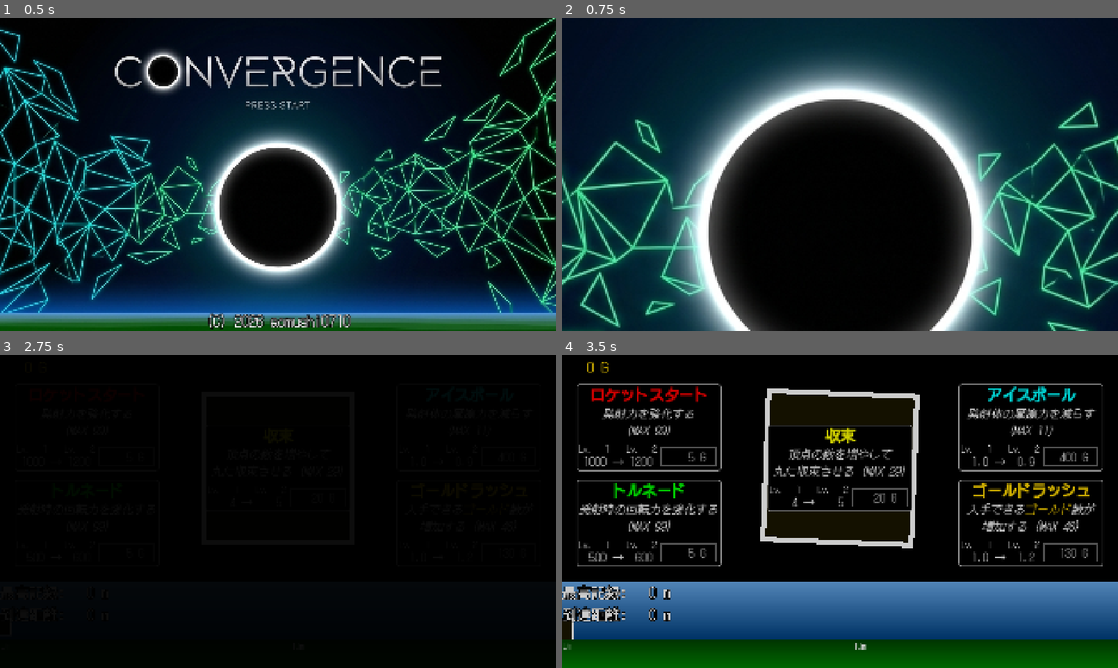
Above: before the commit, frames 1-4 (two rows, left to right).
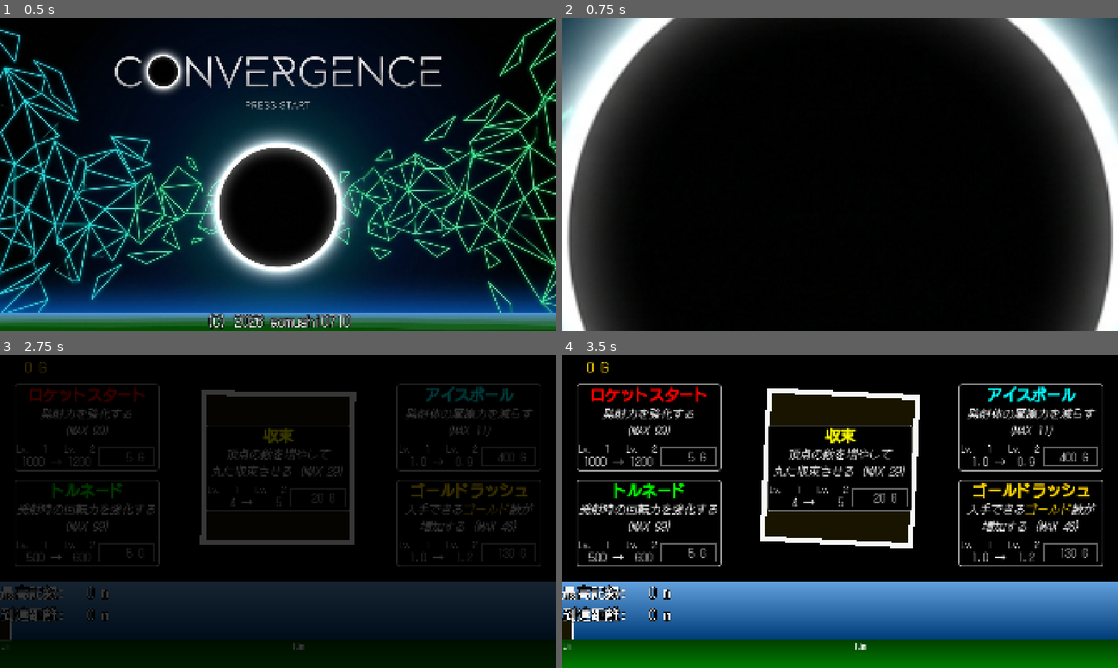
Above: after the commit, the same moments.

Repository: aomushi0710/convergence
Game: Godot game, scene res://main.tscn
The game is run twice, just before and just after one commit, with the same random seed, the same clock (stepped at 60 frames per second) and the same inputs.
Inputs (mouse positions are in pixels of both pictures, inside the frame that each line leads up to):
- Up to frame 1 (0.5 s): no input
- Up to frame 2 (0.75 s): tap Enter (ui_accept) at 0.5, 0.6 s; move the mouse to (962, 158) at 0.52 s; click (962, 158) at 0.67 s
- Up to frame 3 (2.75 s): tap Enter (ui_accept) at 0.77, 1.07, 2, 2.1 s; drag from (166, 527) to (250, 574) at 1.27 s; move the mouse to (333, 442) at 2.02 s; click (333, 442) at 2.17 s
- Up to frame 4 (3.5 s): drag from (812, 574) to (673, 464) at 2.77 s

Frame 1 is identical in both runs. In frame 2, 75% of the frame differs, in the area x 0-100%, y 0-100%; in frame 3, 19%; in frame 4, 19%.

Commit message:
エディタを4.6.2に更新、タイトル画面でキーボード入力できないバグ修正、モバイルのタップ操作に対応

Diff:
--- a/component/stage.gd
+++ b/component/stage.gd
@@ -14,8 +14,10 @@
 var shoot_power: int = 1000
 var torque_power: int = 500
 
-func _process(delta: float) -> void:
-	if Input.is_action_just_pressed("ui_accept"):
+func _unhandled_input(event: InputEvent) -> void:
+	var is_key_pressed = event is InputEventKey and not event.is_echo()
+	var is_tapped = event is InputEventMouseButton or event is InputEventScreenTouch
+	if event.is_pressed() and (is_key_pressed or is_tapped):
 		shoot()
 
 func shoot() -> void:
--- a/field.tscn
+++ b/field.tscn
@@ -11,9 +11,9 @@
 [ext_resource type="Resource" uid="uid://daxrcmh0jknwl" path="res://parameter/ice_ball.tres" id="7_sqdb0"]
 [ext_resource type="Resource" uid="uid://c2ytvxxqwqnpg" path="res://parameter/tornado.tres" id="8_wg54h"]
 
-[node name="Node2D" type="Node2D"]
+[node name="Node2D" type="Node2D" unique_id=2002661213]
 
-[node name="UI" type="Control" parent="." node_paths=PackedStringArray("ui_rolling_shape", "stage_rolling_shape", "stage", "accept_dialog", "gold_label", "convergence_panel", "rocket_start_panel", "tornado_panel", "ice_ball_panel", "gold_rush_panel", "color_rect")]
+[node name="UI" type="Control" parent="." unique_id=583004390 node_paths=PackedStringArray("ui_rolling_shape", "stage_rolling_shape", "stage", "accept_dialog", "gold_label", "convergence_panel", "rocket_start_panel", "tornado_panel", "ice_ball_panel", "gold_rush_panel", "color_rect")]
 layout_mode = 3
 anchors_preset = 0
 offset_right = 40.0
@@ -31,12 +31,12 @@
 gold_rush_panel = NodePath("ParameterContainerRight/GoldRushPanel")
 color_rect = NodePath("../ColorRect")
 
-[node name="RollingShape" parent="UI" instance=ExtResource("3_ujqnb")]
+[node name="RollingShape" parent="UI" unique_id=842444663 instance=ExtResource("3_ujqnb")]
 position = Vector2(960, 390)
 scale = Vector2(7, 7)
 freeze = true
 
-[node name="GoldLabel" type="RichTextLabel" parent="UI"]
+[node name="GoldLabel" type="RichTextLabel" parent="UI" unique_id=1421791217]
 layout_mode = 0
 offset_right = 171.0
 offset_bottom = 81.0
@@ -48,7 +48,7 @@
 horizontal_alignment = 1
 vertical_alignment = 1
 
-[node name="AcceptDialog" type="AcceptDialog" parent="UI" node_paths=PackedStringArray("label")]
+[node name="AcceptDialog" type="AcceptDialog" parent="UI" unique_id=1754098815 node_paths=PackedStringArray("label")]
 title = "結果発表"
 position = Vector2i(0, 60)
 size = Vector2i(238, 189)
@@ -57,7 +57,7 @@
 script = ExtResource("4_vm625")
 label = NodePath("RichTextLabel")
 
-[node name="RichTextLabel" type="RichTextLabel" parent="UI/AcceptDialog"]
+[node name="RichTextLabel" type="RichTextLabel" parent="UI/AcceptDialog" unique_id=677717693]
 offset_left = 15.0
 offset_top = 5.0
 offset_right = 223.0
@@ -68,15 +68,15 @@
 horizontal_alignment = 1
 vertical_alignment = 1
 
-[node name="ConvergencePanel" parent="UI" instance=ExtResource("4_gj8yl")]
-layout_mode = 2
+[node name="ConvergencePanel" parent="UI" unique_id=1778277509 instance=ExtResource("4_gj8yl")]
+layout_mode = 0
 offset_left = 710.0
 offset_top = 240.0
 offset_right = 1210.0
 offset_bottom = 540.0
 parameter = ExtResource("5_qvwwi")
 
-[node name="ParameterContainerLeft" type="VBoxContainer" parent="UI"]
+[node name="ParameterContainerLeft" type="VBoxContainer" parent="UI" unique_id=820296044]
 layout_mode = 0
 offset_left = 50.0
 offset_top = 100.0
@@ -84,15 +84,15 @@
 offset_bottom = 730.0
 theme_override_constants/separation = 30
 
-[node name="RocketStartPanel" parent="UI/ParameterContainerLeft" instance=ExtResource("4_gj8yl")]
+[node name="RocketStartPanel" parent="UI/ParameterContainerLeft" unique_id=383823316 instance=ExtResource("4_gj8yl")]
 layout_mode = 2
 parameter = ExtResource("6_wg54h")
 
-[node name="TornadoPanel" parent="UI/ParameterContainerLeft" instance=ExtResource("4_gj8yl")]
+[node name="TornadoPanel" parent="UI/ParameterContainerLeft" unique_id=1605377447 instance=ExtResource("4_gj8yl")]
 layout_mode = 2
 parameter = ExtResource("8_wg54h")
 
-[node name="ParameterContainerRight" type="VBoxContainer" parent="UI"]
+[node name="ParameterContainerRight" type="VBoxContainer" parent="UI" unique_id=2105946647]
 layout_mode = 0
 offset_left = 1370.0
 offset_top = 100.0
@@ -100,26 +100,26 @@
 offset_bottom = 730.0
 theme_override_constants/separation = 30
 
-[node name="IceBallPanel" parent="UI/ParameterContainerRight" instance=ExtResource("4_gj8yl")]
+[node name="IceBallPanel" parent="UI/ParameterContainerRight" unique_id=23052154 instance=ExtResource("4_gj8yl")]
 layout_mode = 2
 parameter = ExtResource("7_sqdb0")
 
-[node name="GoldRushPanel" parent="UI/ParameterContainerRight" instance=ExtResource("4_gj8yl")]
+[node name="GoldRushPanel" parent="UI/ParameterContainerRight" unique_id=2114766098 instance=ExtResource("4_gj8yl")]
 layout_mode = 2
 
-[node name="SubViewportContainer" type="SubViewportContainer" parent="."]
+[node name="SubViewportContainer" type="SubViewportContainer" parent="." unique_id=929542727]
 offset_top = 780.0
 offset_right = 1920.0
 offset_bottom = 1080.0
 
-[node name="SubViewport" type="SubViewport" parent="SubViewportContainer"]
+[node name="SubViewport" type="SubViewport" parent="SubViewportContainer" unique_id=1994278830]
 handle_input_locally = false
 size = Vector2i(1920, 300)
 render_target_update_mode = 4
 
-[node name="Stage" parent="SubViewportContainer/SubViewport" instance=ExtResource("1_0cutk")]
+[node name="Stage" parent="SubViewportContainer/SubViewport" unique_id=977811256 instance=ExtResource("1_0cutk")]
 
-[node name="ColorRect" type="ColorRect" parent="."]
+[node name="ColorRect" type="ColorRect" parent="." unique_id=1733220788]
 offset_right = 1920.0
 offset_bottom = 1080.0
 color = Color(0, 0, 0, 1)
--- a/main.tscn
+++ b/main.tscn
@@ -1,23 +1,23 @@
-[gd_scene load_steps=4 format=3 uid="uid://nbnyay4n2xc0"]
+[gd_scene format=3 uid="uid://nbnyay4n2xc0"]
 
 [ext_resource type="Script" uid="uid://cxbywr1dj8v5r" path="res://title.gd" id="1_0xm2m"]
 [ext_resource type="Texture2D" uid="uid://dtvrgbdtvo4pv" path="res://asset/title.png" id="1_ig7tw"]
 [ext_resource type="Theme" uid="uid://baaqp8utcupfe" path="res://theme/default_font_theme.tres" id="3_h2yge"]
 
-[node name="Title" type="Node2D" node_paths=PackedStringArray("camera_2d")]
+[node name="Title" type="Node2D" unique_id=2081301446 node_paths=PackedStringArray("camera_2d")]
 script = ExtResource("1_0xm2m")
 camera_2d = NodePath("Camera2D")
 
-[node name="TextureRect" type="TextureRect" parent="."]
+[node name="TextureRect" type="TextureRect" parent="." unique_id=449175773]
 offset_left = -300.0
 offset_right = 2220.0
 offset_bottom = 1080.0
 texture = ExtResource("1_ig7tw")
 
-[node name="Camera2D" type="Camera2D" parent="."]
+[node name="Camera2D" type="Camera2D" parent="." unique_id=544393198]
 position = Vector2(960, 540)
 
-[node name="RichTextLabel" type="RichTextLabel" parent="."]
+[node name="RichTextLabel" type="RichTextLabel" parent="." unique_id=625061833]
 offset_left = 710.0
 offset_top = 1007.0
 offset_right = 1210.0
--- a/project.godot
+++ b/project.godot
@@ -8,11 +8,15 @@
 
 config_version=5
 
+[animation]
+
+compatibility/default_parent_skeleton_in_mesh_instance_3d=true
+
 [application]
 
 config/name="Godot_Japan_Game_Jam_2026"
 run/main_scene="uid://nbnyay4n2xc0"
-config/features=PackedStringArray("4.4", "GL Compatibility")
+config/features=PackedStringArray("4.6", "GL Compatibility")
 config/icon="res://icon.svg"
 
 [autoload]
--- a/stage.tscn
+++ b/stage.tscn
@@ -39,31 +39,31 @@
 [sub_resource type="RectangleShape2D" id="RectangleShape2D_vpggq"]
 size = Vector2(10, 300)
 
-[node name="Stage" type="Node2D" node_paths=PackedStringArray("stage_ui", "rolling_shape")]
+[node name="Stage" type="Node2D" unique_id=2096384665 node_paths=PackedStringArray("stage_ui", "rolling_shape")]
 script = ExtResource("1_rnkuw")
 stage_ui = NodePath("StageUI")
 rolling_shape = NodePath("RollingShape")
 
-[node name="BackGronud" type="TextureRect" parent="."]
+[node name="BackGronud" type="TextureRect" parent="." unique_id=489210088]
 offset_right = 200000.0
 offset_bottom = 250.0
 texture = SubResource("GradientTexture2D_gx6sy")
 
-[node name="Mask" type="TextureRect" parent="BackGronud"]
+[node name="Mask" type="TextureRect" parent="BackGronud" unique_id=1718484617]
 layout_mode = 0
 offset_right = 200000.0
 offset_bottom = 250.0
 texture = SubResource("GradientTexture2D_1edn8")
 
-[node name="Field" type="StaticBody2D" parent="."]
+[node name="Field" type="StaticBody2D" parent="." unique_id=1568675839]
 position = Vector2(0, 300)
 physics_material_override = SubResource("PhysicsMaterial_6eo5e")
 
-[node name="CollisionShape2D" type="CollisionShape2D" parent="Field"]
+[node name="CollisionShape2D" type="CollisionShape2D" parent="Field" unique_id=30785763]
 position = Vector2(100000, 0)
 shape = SubResource("RectangleShape2D_x1kum")
 
-[node name="ColorRect" type="TextureRect" parent="Field/CollisionShape2D"]
+[node name="ColorRect" type="TextureRect" parent="Field/CollisionShape2D" unique_id=514145164]
 anchors_preset = 8
 anchor_left = 0.5
 anchor_top = 0.5
@@ -77,30 +77,30 @@
 grow_vertical = 2
 texture = SubResource("GradientTexture2D_vsjsl")
 
-[node name="Wall" type="StaticBody2D" parent="."]
+[node name="Wall" type="StaticBody2D" parent="." unique_id=953157545]
 
-[node name="CollisionShape2D" type="CollisionShape2D" parent="Wall"]
+[node name="CollisionShape2D" type="CollisionShape2D" parent="Wall" unique_id=1202209734]
 position = Vector2(-58, 150)
 shape = SubResource("RectangleShape2D_vpggq")
 
-[node name="DistanceRuler" type="Node2D" parent="."]
+[node name="DistanceRuler" type="Node2D" parent="." unique_id=946781530]
 position = Vector2(0, 300)
 script = ExtResource("5_16g40")
 
-[node name="RollingShape" parent="." instance=ExtResource("1_6eo5e")]
+[node name="RollingShape" parent="." unique_id=1316873196 instance=ExtResource("1_6eo5e")]
 position = Vector2(0, 200)
 
-[node name="Camera2D" type="Camera2D" parent="." node_paths=PackedStringArray("target")]
+[node name="Camera2D" type="Camera2D" parent="." unique_id=591548726 node_paths=PackedStringArray("target")]
 position = Vector2(0, 200)
 script = ExtResource("3_16g40")
 target = NodePath("../RollingShape")
 
-[node name="StageUI" type="CanvasLayer" parent="." node_paths=PackedStringArray("distance_label", "best_distance_label")]
+[node name="StageUI" type="CanvasLayer" parent="." unique_id=2127360230 node_paths=PackedStringArray("distance_label", "best_distance_label")]
 script = ExtResource("3_gx6sy")
 distance_label = NodePath("DistanceLabel")
 best_distance_label = NodePath("BestDistanceLabel")
 
-[node name="DistanceLabel" type="RichTextLabel" parent="StageUI"]
+[node name="DistanceLabel" type="RichTextLabel" parent="StageUI" unique_id=1718413080]
 offset_top = 76.0
 offset_right = 504.0
 offset_bottom = 152.0
@@ -108,7 +108,7 @@
 text = "到達距離:   0 m"
 vertical_alignment = 1
 
-[node name="BestDistanceLabel" type="RichTextLabel" parent="StageUI"]
+[node name="BestDistanceLabel" type="RichTextLabel" parent="StageUI" unique_id=490757745]
 offset_right = 565.0
 offset_bottom = 76.0
 theme = ExtResource("6_vpggq")
--- a/title.gd
+++ b/title.gd
@@ -5,11 +5,12 @@
 var is_transitioning: bool
 
 func _unhandled_input(event: InputEvent) -> void:
-	if event is InputEventMouseButton or event is InputEventScreenTouch:
-		if event.is_pressed() and not is_transitioning:
-			var tween = camera_2d.create_tween().set_parallel()
-			tween.set_ease(Tween.EASE_OUT).set_trans(Tween.TRANS_EXPO)
-			tween.tween_property(camera_2d, "zoom", Vector2(7, 7), 2)
-			tween.tween_property(camera_2d, "position:y", 650, 2)
-			tween.chain().tween_callback(func():
-				get_tree().change_scene_to_file("res://field.tscn"))
+	var is_key_pressed = event is InputEventKey and not event.is_echo()
+	var is_tapped = event is InputEventMouseButton or event is InputEventScreenTouch
+	if event.is_pressed() and (is_key_pressed or is_tapped):
+		var tween = camera_2d.create_tween().set_parallel()
+		tween.set_ease(Tween.EASE_OUT).set_trans(Tween.TRANS_EXPO)
+		tween.tween_property(camera_2d, "zoom", Vector2(7, 7), 2)
+		tween.tween_property(camera_2d, "position:y", 650, 2)
+		tween.chain().tween_callback(func():
+			get_tree().change_scene_to_file("res://field.tscn"))
Not shown, changed: export_presets.cfg
Not shown: 1 places in field.tscn that only renumber resources
Not shown: 1 places in stage.tscn that only renumber resources
Not shown: 1 places in theme/default_font_theme.tres that only renumber resources
Not shown, changed: .gitignore
